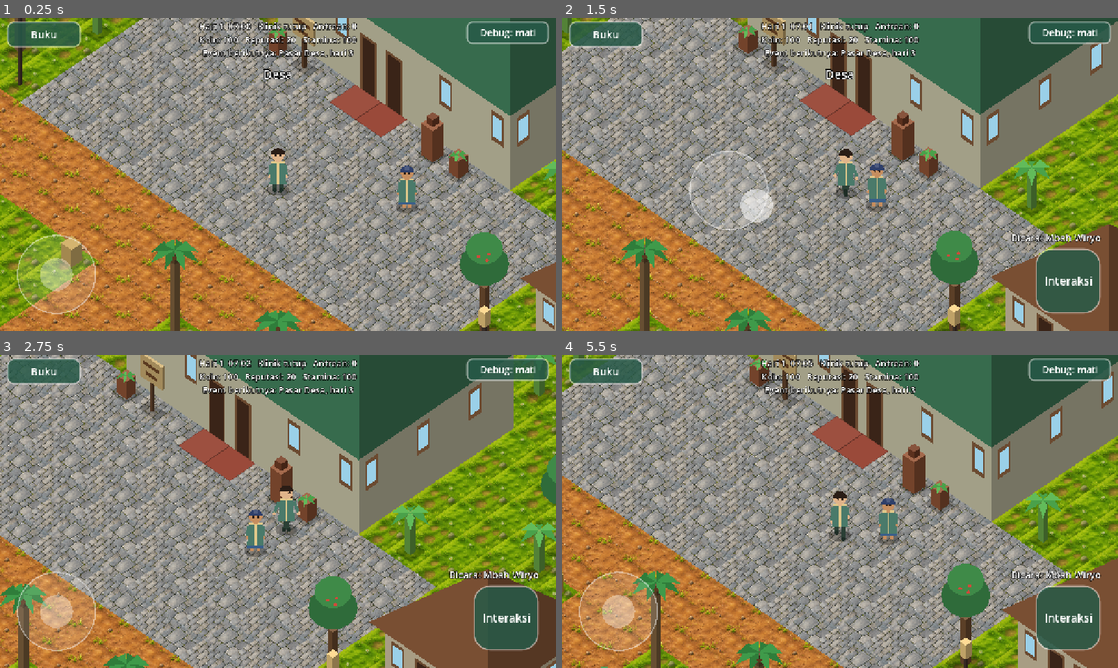
Above: before the commit, frames 1-4 (two rows, left to right).
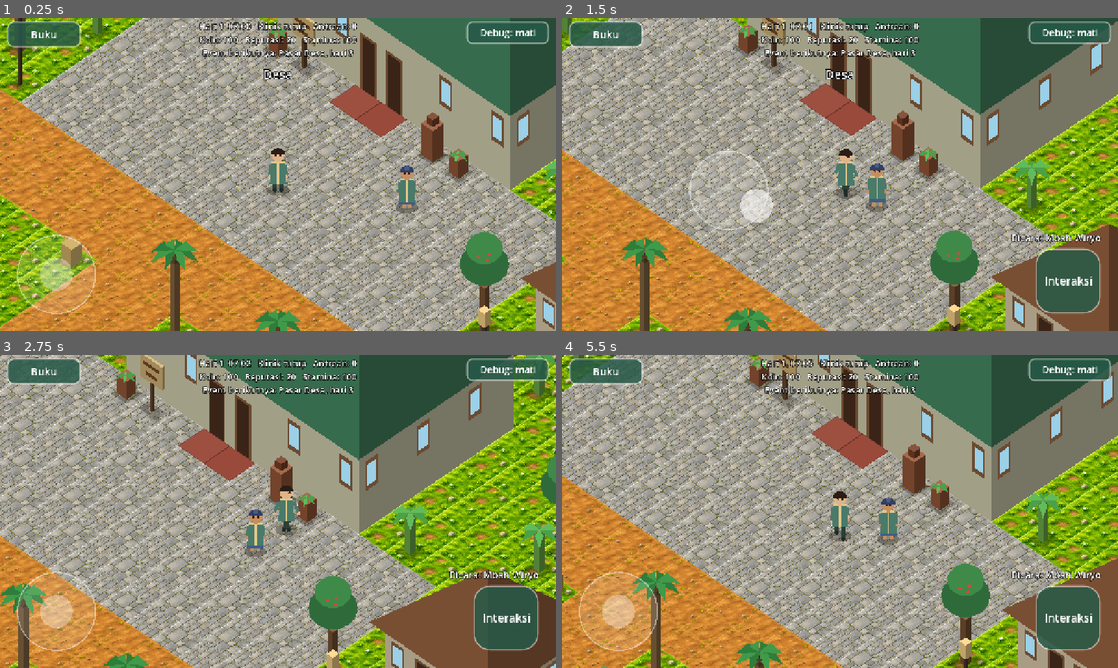
Above: after the commit, the same moments.

Repository: hadydaw/tabib-tradisional
Game: Godot game, scene res://scenes/world/game_world.tscn
Two runs of this game, one before a commit and one after it. Both use one fixed random seed, a clock stepped at 60 frames per second and the inputs below.
Inputs (mouse positions are in pixels of both pictures, inside the frame that each line leads up to):
- Up to frame 1 (0.25 s): no input
- Up to frame 2 (1.5 s): tap Enter (ui_accept) at 0.5, 0.77 s; move the mouse to (962, 158) at 0.52 s; hold Right (ui_right) 0.53-1.25 s; click (962, 158) at 0.67 s; drag from (728, 190) to (812, 237) at 1.27 s
- Up to frame 3 (2.75 s): move the mouse to (333, 442) at 2.02 s; hold Right (ui_right) from 2.03 s (still down)
- Up to frame 4 (5.5 s): release Right (ui_right) at 2.75 s; drag from (812, 574) to (673, 464) at 2.77 s; move the mouse to (1006, 558) at 3.52 s; hold Left (ui_left) 3.53-4.25 s; tap Enter (ui_accept) at 3.77 s; drag from (673, 464) to (756, 433) at 4.27 s; move the mouse to (867, 511) at 5.02 s; hold Down (ui_down) from 5.03 s (still down); click (867, 511) at 5.17 s

The runs differ from the first frame. In frame 1, 41% of the frame differs, in the area x 0-100%, y 0-100%; in frame 2, 36%; in frame 3, 34%; in frame 4, 37%.

Commit message:
Aset tile baru dari pengguna (rumput, tanah, batu, air; 2 varian). Tanpa pita tepi, TOP_FACE_V=1.0
Co-Authored-By: Claude Haiku 5.5 <noreply@anthropic.com>
Claude-Session: https://claude.ai/code/session_011EntzYKGwFU1FX7pvc1uqi

Diff:
--- a/game/features/world/iso_map_meshes.gd
+++ b/game/features/world/iso_map_meshes.gd
@@ -49,7 +49,7 @@
 
 ## Mesh bertekstur untuk satu jenis tile: setiap sel mendapat UV dari kotak layarnya (diamond mengisi kotak).
 ## Bagian atas tekstur yang berisi permukaan tile (di bawahnya ada pita tepi gelap ketebalan sisi).
-const TOP_FACE_V: float = 0.875
+const TOP_FACE_V: float = 1.0
 
 
 static func textured_fill_mesh(map: GroundMap, tile: Vector2, kind: int, variant: int = 0, count: int = 1) -> ArrayMesh:
Binary file changed: game/assets/tiles/tile_air_a.png
Binary file changed: game/assets/tiles/tile_air_b.png
Binary file changed: game/assets/tiles/tile_batu_a.png
Binary file changed: game/assets/tiles/tile_batu_b.png
Binary file changed: game/assets/tiles/tile_rumput_a.png
Binary file changed: game/assets/tiles/tile_rumput_b.png
Binary file changed: game/assets/tiles/tile_tanah_a.png
Binary file changed: game/assets/tiles/tile_tanah_b.png
